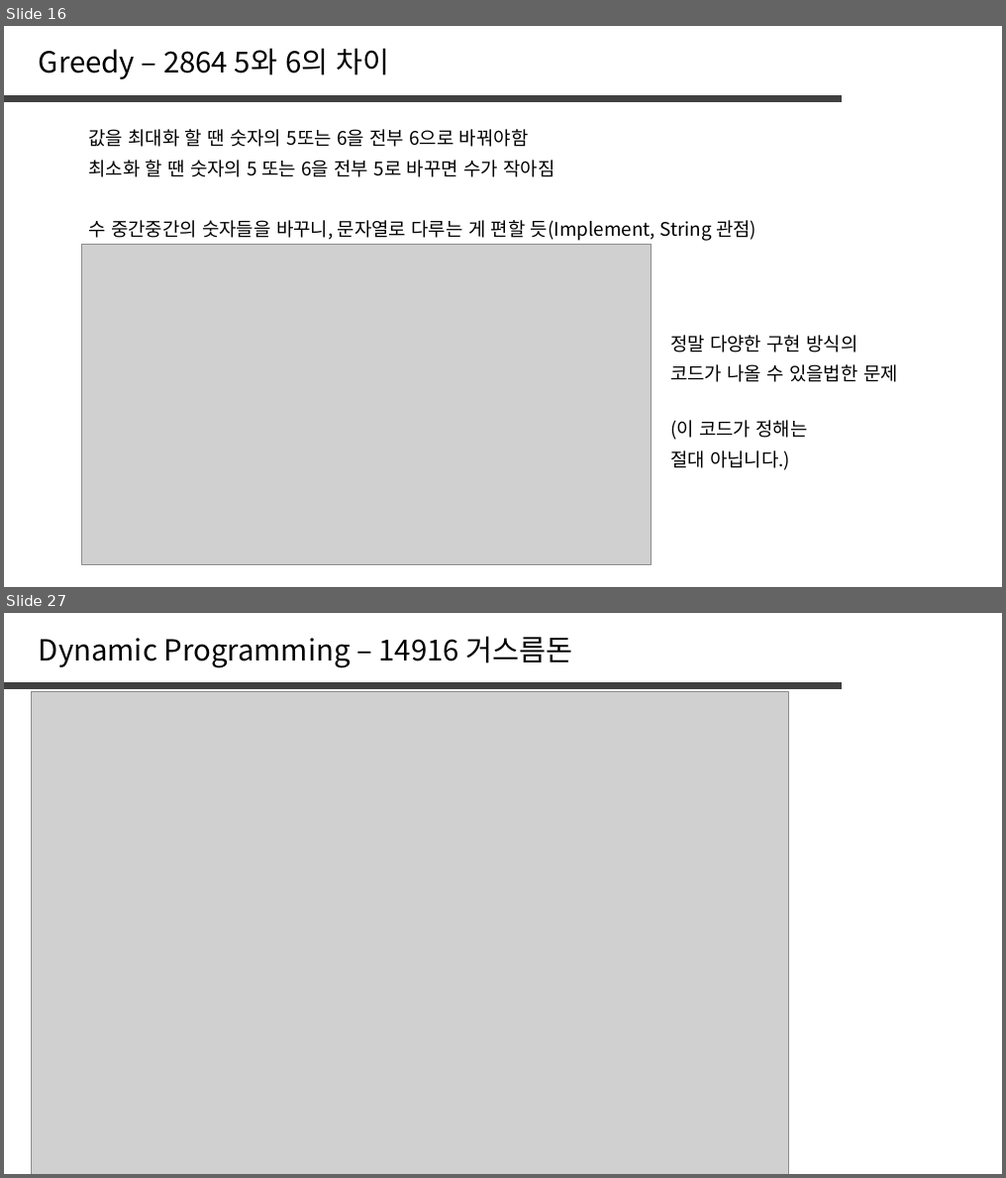
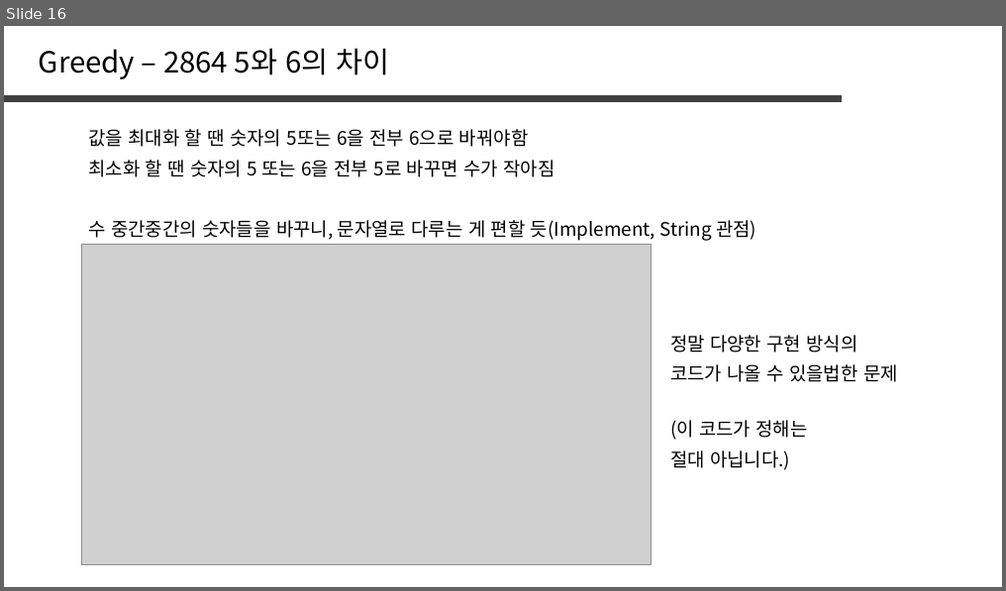
Before and after one commit to jaehoo1/PS-study, a slide deck: study/6_Greedy.pptx. Shown one above the other, each under a label of ours: slides 16 and 27 before the commit, slide 16 after it; the slides between them are not shown. The pictures are 1006x1178 and 1006x591 pixels, drawn with LibreOffice and Linux fonts; fonts in the diff are those of the drawing; grey boxes stand for pictures. Boxes give left, top, right and bottom in pixels: in the first picture for what was removed or moved away, otherwise in the second. Text is boxed around its words. In the diff, an @@ line names an element or a change of style, - is before the commit and + after.

```diff
--- a/study/6_Greedy.pptx
+++ b/study/6_Greedy.pptx
@@ slide 27 removed at [4,613,1002,1174], background #FFFFFF @@
@@ text removed at [39,636,573,668] @@
-Dynamic Programming – 14916 거스름돈
@@ line removed from (4, 685) to (843, 685) @@
@@ picture removed at [31,691,788,1174] @@
```
Also in this commit, not shown: 1 slide changed, 6 slides added, 22 other slides removed.
